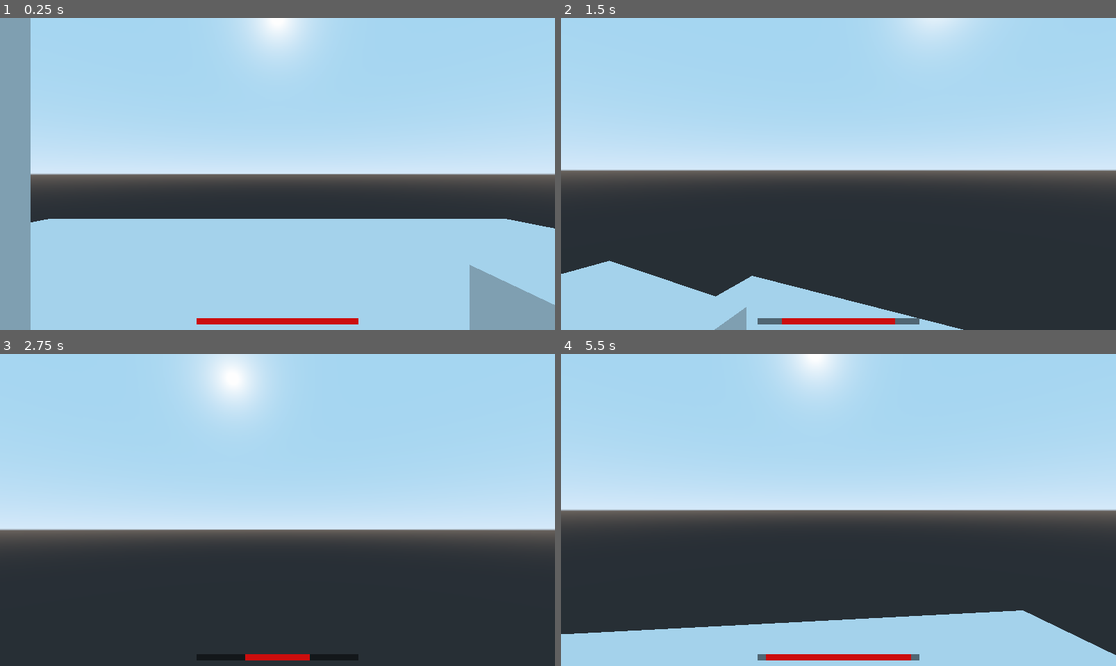
Above: before the commit, frames 1-4 (two rows, left to right).
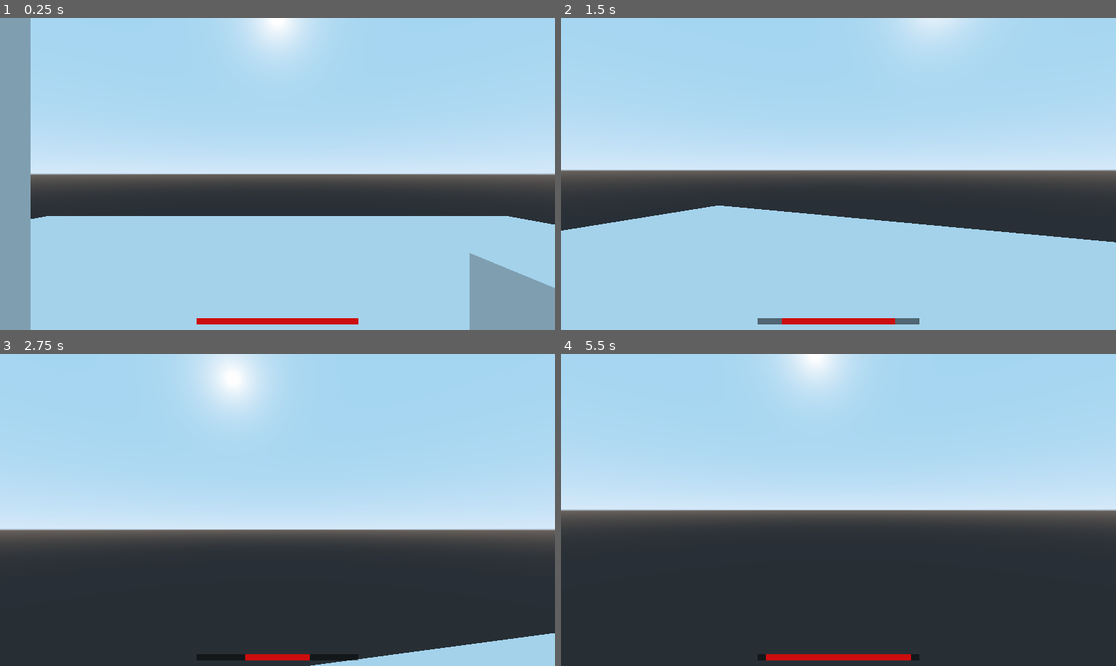
Above: after the commit, the same moments.

Repository: Draconis-25/M-Fps
Game: Godot game, scene res://src/World.tscn
Same seed, same stepped clock (60 frames per second), same inputs: the game is played once before the commit and once after it.
Inputs (mouse positions are in pixels of both pictures, inside the frame that each line leads up to):
- Up to frame 1 (0.25 s): no input
- Up to frame 2 (1.5 s): move the mouse to (866, 174) at 0.52 s; hold Space (jump) 0.53-1.28 s; hold W (forward) from 0.53 s (still down); move the mouse to (810, 174) at 1.27 s; click (810, 174) at 1.35 s
- Up to frame 3 (2.75 s): keep holding W (forward); tap Space (jump) at 1.52, 1.55, 1.82 s; move the mouse to (288, 503) at 2.02 s; hold Space (jump) from 2.03 s (still down); tap Tab (wshow) at 2.1 s
- Up to frame 4 (5.5 s): keep holding W (forward); move the mouse to (832, 516) at 2.77 s; release Space (jump) at 2.78 s; tap Space (jump) at 2.85, 3.02, 3.32, 4.52, 4.55, 4.82 s; tap Enter at 3.5 s; move the mouse to (877, 513) at 3.52 s; hold Space (jump) 3.53-4.28 s; click (877, 513) at 3.6 s; move the mouse to (794, 506) at 4.27 s; tap Tab (wshow) at 4.35 s; move the mouse to (844, 510) at 5.02 s; hold Space (jump) from 5.03 s (still down)

The runs differ from the first frame. In frame 1, 1.6% of the frame differs, in the area x 5-100%, y 63-92%; in frame 2, 26%, in the area x 0-100%, y 60-100%; in frame 3, 2.4%; in frame 4, 13%.

Commit message:
degrade fos character

Diff:
--- a/src/Player/Player.gd
+++ b/src/Player/Player.gd
@@ -1,9 +1,12 @@
 extends KinematicBody
 class_name Player
 
-var speed = 7
-var acceleration = 10
-var gravity = 0.09
+const ACCEL_DEFAULT = 7
+const ACCEL_AIR = 1
+onready var accel = ACCEL_DEFAULT
+
+export var speed = 7
+export var gravity = 30
 export var jump = 10
 var jump_num = 0
 var blink_dist = 25
@@ -17,19 +20,19 @@
 
 export var cam_accel = 40
 export var sensitivity = 0.5
-
+var snap
 
 var direction = Vector3()
 var velocity = Vector3()
-var fall = Vector3()
-
+var gravity_vec = Vector3()
+var movement = Vector3()
 
 onready var head = $Head
 onready var camera = $Head/Camera
 onready var timer = $Timer
 onready var change_bar = $GUI/ChangeBar
-#onready var health_bar = $GUI/HealthBar
-#onready var ability_bar = $GUI/AbilityBar
+onready var health_bar = $GUI/HealthBar
+onready var ability_bar = $GUI/AbilityBar
 
 func _ready():
 	#hides the cursor
@@ -57,18 +60,31 @@
 		camera.global_transform = head.global_transform
 
 	change_bar.value = timer.time_left *2
+	health_bar.value = health
+	ability_bar.value =ability
+
 
 func _physics_process(delta):
+	#get keyboard input
+	direction = Vector3.ZERO
+	var h_rot = global_transform.basis.get_euler().y
+	var f_input = Input.get_action_strength("backward") - Input.get_action_strength("forward")
+	var h_input = Input.get_action_strength("right") - Input.get_action_strength("left")
+	direction = Vector3(h_input, 0, f_input).rotated(Vector3.UP, h_rot).normalized()
 
-	direction = Vector3()
-
-	move_and_slide(fall, Vector3.UP)
-
-	if not is_on_floor():
-		fall.y -= gravity
+	#jumping and gravity
+	if is_on_floor():
+		snap = -get_floor_normal()
+		accel = ACCEL_DEFAULT
+		gravity_vec = Vector3.ZERO
+	else:
+		snap = Vector3.DOWN
+		accel = ACCEL_AIR
+		gravity_vec += Vector3.DOWN * gravity * delta
 
 	if Input.is_action_just_pressed("jump") and is_on_floor():
-		fall.y = jump
+		snap = Vector3.ZERO
+		gravity_vec = Vector3.UP * jump
 		jump_num = 1
 
 	match avalue:
@@ -76,29 +92,14 @@
 			double_jump()
 		1:
 			blink()
+	wall_run()
+	#make it move
+	velocity = velocity.linear_interpolate(direction * speed, accel * delta)
+	movement = velocity + gravity_vec
 
-	wall_run()
-
-	if Input.is_action_pressed("move_forward"):
-
-			direction -= transform.basis.z
-
-	elif Input.is_action_pressed("move_backward"):
-
-		direction += transform.basis.z
-
-	if Input.is_action_pressed("move_left"):
-
-		direction -= transform.basis.x
-
-	elif Input.is_action_pressed("move_right"):
-
-		direction += transform.basis.x
+	move_and_slide_with_snap(movement, snap, Vector3.UP)
 
 
-	direction = direction.normalized()
-	velocity = velocity.linear_interpolate(direction * speed, acceleration * delta)
-	velocity = move_and_slide(velocity, Vector3.UP)
 
 
 func _on_Timer_timeout():
@@ -109,8 +110,10 @@
 func double_jump():
 	if Input.is_action_just_pressed("jump") and not is_on_floor():
 		if jump_num == 1:
-			fall.y = jump
+			snap = Vector3.ZERO
+			gravity_vec = Vector3.UP * jump
 			jump_num = 0
+
 
 func blink():
 	if Input.is_action_just_pressed("lmb"):
@@ -123,5 +126,5 @@
 				if is_on_wall():
 					wall_normal = get_slide_collision(0)
 					yield(get_tree().create_timer(0.2), "timeout")
-					fall.y = 0
+					snap.y = 0
 					direction = -wall_normal.normal * speed
